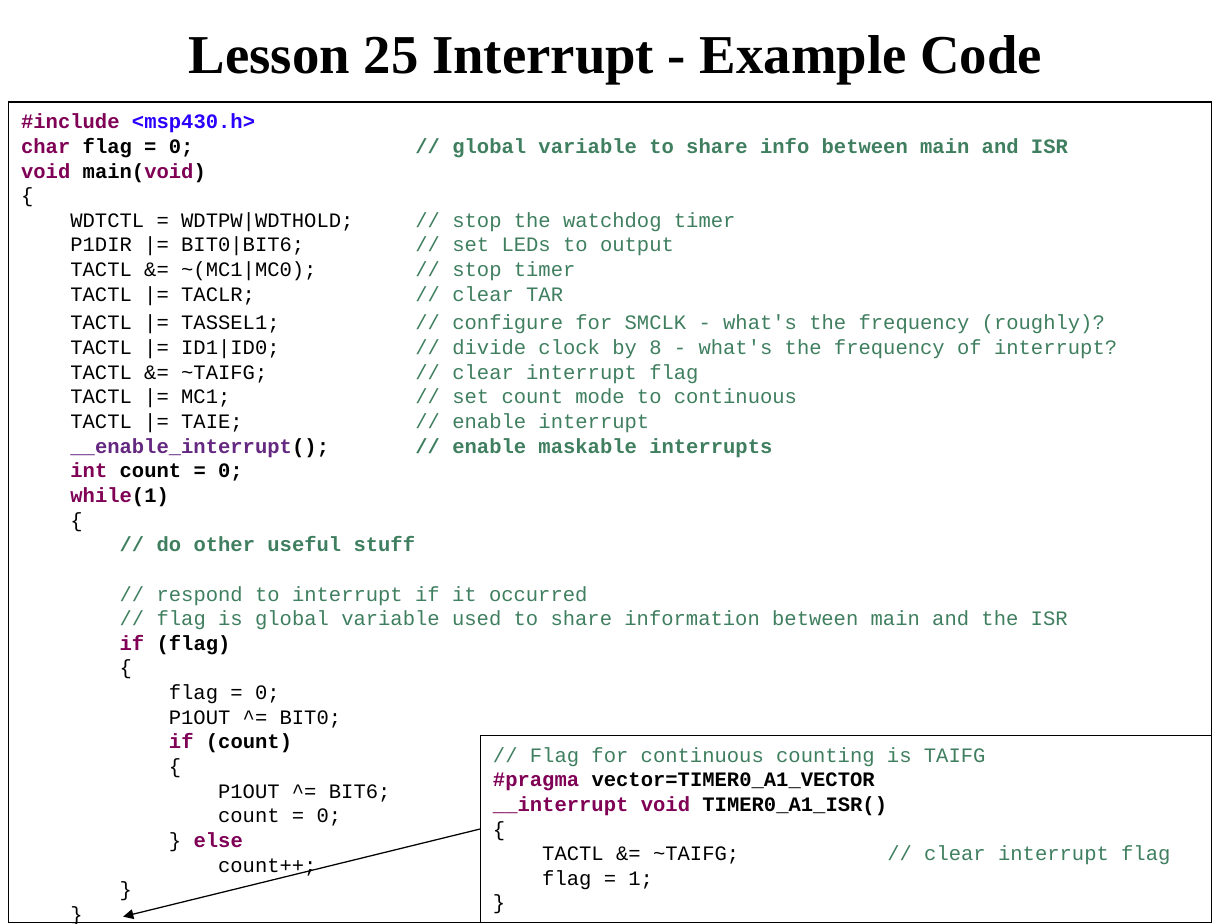
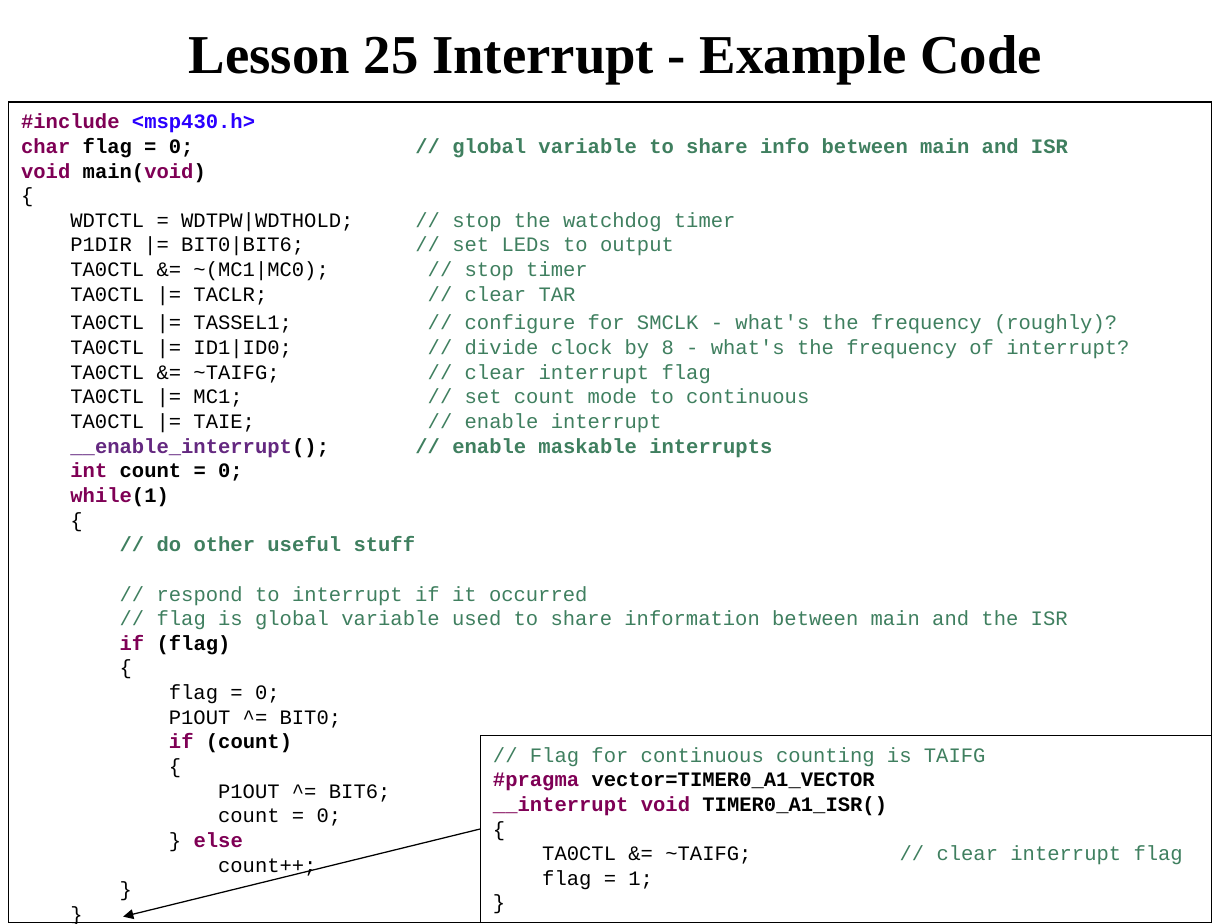
Before and after one commit to pw4rn3r/ECE382, a slide deck: slide 4 of notes/L26/Lsn26.pptx. Drawn at 1232x924 pixels with LibreOffice and Linux fonts; fonts in the diff are those of the drawing. Boxes give left, top, right and bottom in pixels: in the first picture for what was removed or moved away, otherwise in the second. Text is boxed around its words. In the diff, an @@ line names an element or a change of style, - is before the commit and + after.

Commit message:
Updated lesson 26 slides to add in in-class programming assignment.

```diff
--- a/notes/L26/Lsn26.pptx
+++ b/notes/L26/Lsn26.pptx
@@ text at box(70, 261, 1129, 433): text changed @@
-TACTL &= ~(MC1|MC0); // stop timer
-TACTL |= TACLR; // clear TAR
-TACTL |= TASSEL1; // configure for SMCLK - what's the frequency (roughly)?
-TACTL |= ID1|ID0; // divide clock by 8 - what's the frequency of interrupt?
-TACTL &= ~TAIFG; // clear interrupt flag
-TACTL |= MC1; // set count mode to continuous
-TACTL |= TAIE; // enable interrupt
+TA0CTL &= ~(MC1|MC0); // stop timer
+TA0CTL |= TACLR; // clear TAR
+TA0CTL |= TASSEL1; // configure for SMCLK - what's the frequency (roughly)?
+TA0CTL |= ID1|ID0; // divide clock by 8 - what's the frequency of interrupt?
+TA0CTL &= ~TAIFG; // clear interrupt flag
+TA0CTL |= MC1; // set count mode to continuous
+TA0CTL |= TAIE; // enable interrupt
@@ text in rectangle at box(542, 846, 1183, 865): text changed @@
-TACTL &= ~TAIFG; // clear interrupt flag
+TA0CTL &= ~TAIFG; // clear interrupt flag
```
Also in this commit, not shown: 3 other slides changed, 1 slide added.
